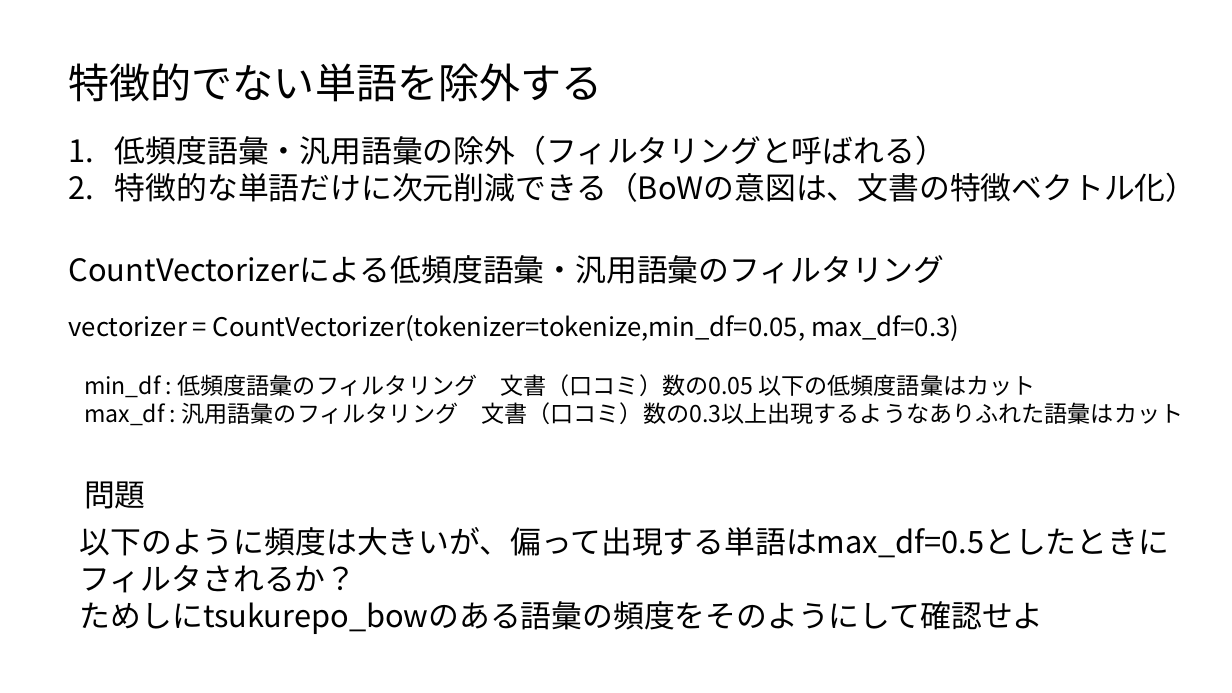
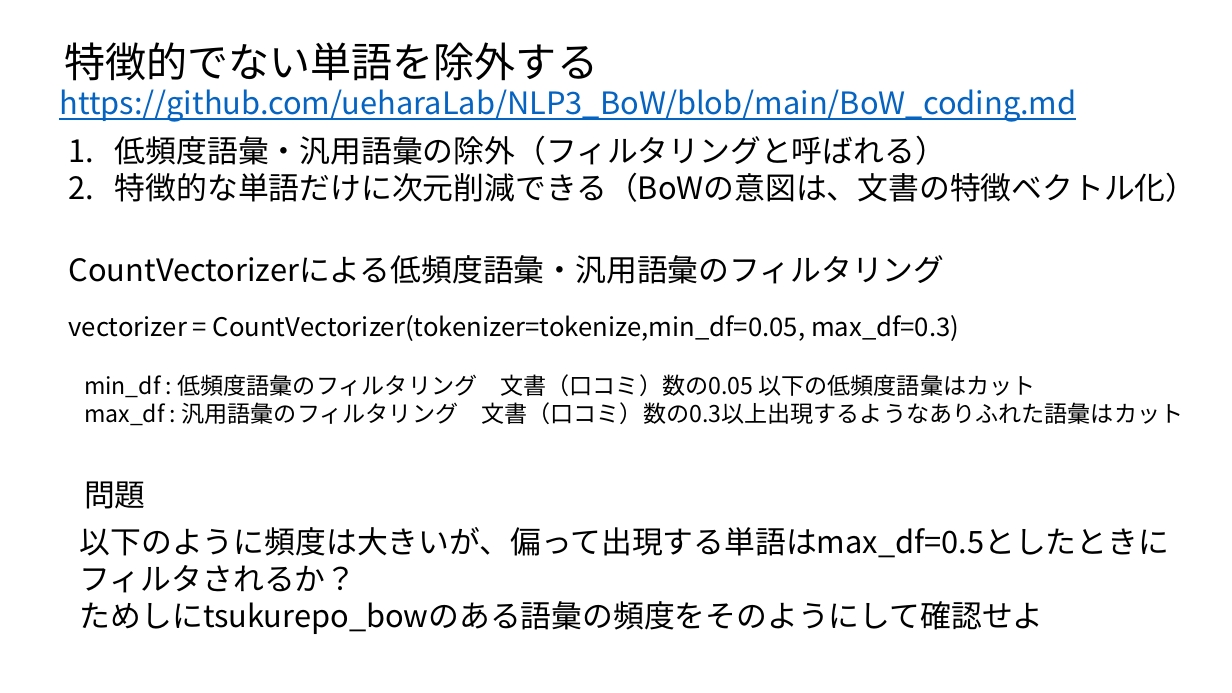
Before and after one commit to ueharaLab/NLP3_BoW, a slide deck: slide 19 of textmining3 BOW.pptx. Drawn at 1232x693 pixels with LibreOffice and Linux fonts; fonts in the diff are those of the drawing. Boxes give left, top, right and bottom in pixels: in the first picture for what was removed or moved away, otherwise in the second. Text is boxed around its words. In the diff, an @@ line names an element or a change of style, - is before the commit and + after.

```diff
--- a/textmining3 BOW.pptx
+++ b/textmining3 BOW.pptx
@@ text "特徴的でない単語を除外する": place and size @@
-text "特徴的でない単語を除外する" at [69, 63, 603, 102]
+text "特徴的でない単語を除外する" at [64, 42, 598, 81]
@@ text added at [59, 89, 1076, 122], 24 pt, text #0563C1, underline @@
+https://github.com/ueharaLab/NLP3_BoW/blob/main/BoW_coding.md
```
Also in this commit, not shown: 2 other slides changed.
